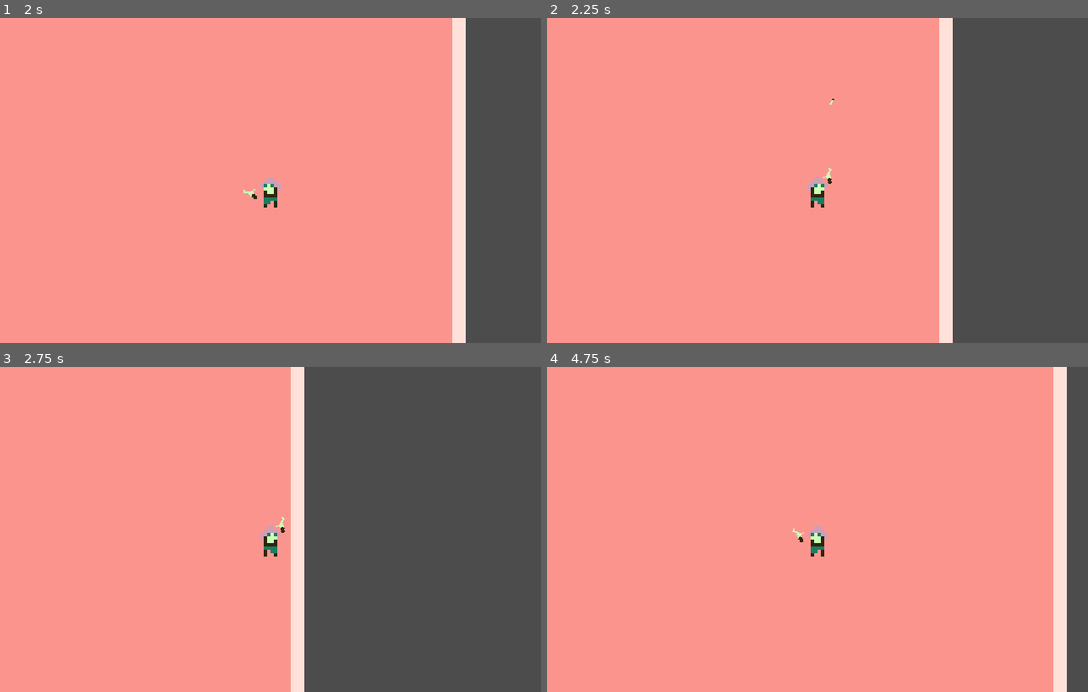
Above: before the commit, frames 1-4 (two rows, left to right).
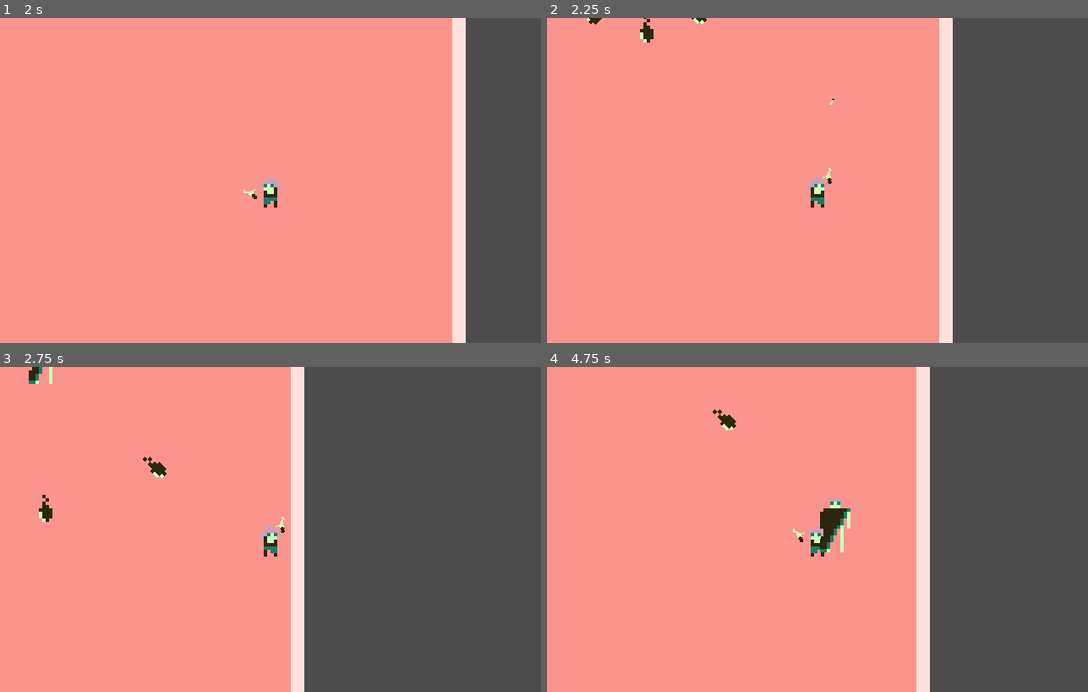
Above: after the commit, the same moments.

Repository: prezrenz/vampires-until-dawn
Game: Godot game, scene res://Game.tscn
Same seed, same stepped clock (60 frames per second), same inputs: the game is played once before the commit and once after it.
Inputs (mouse positions are in pixels of both pictures, inside the frame that each line leads up to):
- Up to frame 1 (2 s): tap Enter at 0.5 s; move the mouse to (389, 164) at 0.52 s; hold D (move_right) 0.53-1.28 s; tap Space (dodge) at 0.6, 1.35 s; move the mouse to (162, 196) at 1.27 s; hold S (move_down) from 1.28 s (still down)
- Up to frame 2 (2.25 s): tap Space (dodge) at 2 s; move the mouse to (871, 109) at 2.02 s; release S (move_down) at 2.03 s; hold D (move_right) from 2.03 s (still down); click (871, 109) at 2.1 s
- Up to frame 3 (2.75 s): keep holding D (move_right); tap Space (dodge) at 2.3 s
- Up to frame 4 (4.75 s): move the mouse to (790, 594) at 2.77 s; release D (move_right) at 2.78 s; hold W (move_up) 2.78-3.53 s; tap Space (dodge) at 2.85, 3.6, 4.55 s; move the mouse to (979, 578) at 3.52 s; hold A (move_left) from 3.53 s (still down); tap R (reload) at 4.15 s; move the mouse to (655, 480) at 4.27 s; click (655, 480) at 4.35 s

Frame 1 is identical in both runs. In frame 2, 0.2% of the frame differs, in the area x 7-30%, y 0-8%; in frame 3, 0.4%; in frame 4, 29%, in the area x 30-97%, y 0-100%.

Commit message:
implement gameplay loop

Diff:
--- a/Bat.gd
+++ b/Bat.gd
@@ -11,10 +11,11 @@
 
 
 # Called every frame. 'delta' is the elapsed time since the previous frame.
-func _physics_process(delta):
+func _process(delta):
 	var velocity = Vector2.ZERO
-	velocity = global_position.direction_to(player.global_position) * speed * delta
-	velocity = move_and_slide(velocity)
+	if is_instance_valid(player):
+		velocity = global_position.direction_to(player.global_position) * speed * delta
+		velocity = move_and_slide(velocity)
 
 
 func _on_DespawnTimer_timeout():
--- a/Bat.tscn
+++ b/Bat.tscn
@@ -29,7 +29,6 @@
 
 [node name="Sprite" type="AnimatedSprite" parent="."]
 frames = SubResource( 3 )
-frame = 1
 playing = true
 
 [node name="WorldCollider" type="CollisionShape2D" parent="."]
@@ -37,5 +36,6 @@
 
 [node name="DespawnTimer" type="Timer" parent="."]
 wait_time = 10.0
+autostart = true
 
 [connection signal="timeout" from="DespawnTimer" to="." method="_on_DespawnTimer_timeout"]
--- a/BatSpawner.gd
+++ b/BatSpawner.gd
@@ -17,9 +17,10 @@
 func spawn(count):
 	for i in range(count):
 		var new_bat = bat.instance()
+		get_parent().add_child(new_bat)
 
 		var spawn_point = randi() % 2
-		var offset = Vector2(randi()%20, randi()%20)
+		var offset = Vector2(randi()%10, randi()%10)
 
 		if spawn_point == 0:
 			new_bat.global_transform = $Position1.global_transform
@@ -27,5 +28,3 @@
 			new_bat.global_transform = $Position2.global_transform
 
 		new_bat.global_position += offset
-
-		get_parent().add_child(new_bat)
--- a/Bullet.gd
+++ b/Bullet.gd
@@ -19,10 +19,11 @@
 
 
 func _on_Bullet_body_entered(body):
-	if body is TileMap:
-		queue_free()
-	elif body.is_in_group("bats"):
-		queue_free()
+#	if body is TileMap:
+#		queue_free()
+	if body.is_in_group("bats"):
+		body.queue_free()
 	elif body.name == "Vampire":
 		var direction = body.position.direction_to(position)
 		body.damage(-direction)
+	queue_free()
--- a/Game.gd
+++ b/Game.gd
@@ -1,14 +1,12 @@
 extends Node2D
 
 
-# Declare member variables here. Examples:
-# var a = 2
-# var b = "text"
+onready var vampire = preload("res://Vampire.tscn")
 
 
 # Called when the node enters the scene tree for the first time.
 func _ready():
-	pass
+	$StartWave.start()
 
 
 # Called every frame. 'delta' is the elapsed time since the previous frame.
@@ -17,5 +15,15 @@
 
 
 func _on_StartWave_timeout():
-	# Replace with start wave function
-	pass
+	var new_vampire = vampire.instance()
+	new_vampire.global_position = $VampireSpawn.global_position
+	add_child(new_vampire)
+
+
+func _on_WaveTimer_timeout():
+	get_node("Vampire").queue_free()
+	$BreatheTimer.start()
+
+
+func _on_BreatheTimer_timeout():
+	$StartWave.start()
--- a/Game.tscn
+++ b/Game.tscn
@@ -152,11 +152,12 @@
 autostart = true
 
 [node name="WaveTimer" type="Timer" parent="."]
-wait_time = 120.0
+wait_time = 5.0
 one_shot = true
 
 [node name="BreatheTimer" type="Timer" parent="."]
-wait_time = 30.0
 one_shot = true
 
 [connection signal="timeout" from="StartWave" to="." method="_on_StartWave_timeout"]
+[connection signal="timeout" from="WaveTimer" to="." method="_on_WaveTimer_timeout"]
+[connection signal="timeout" from="BreatheTimer" to="." method="_on_BreatheTimer_timeout"]
--- a/Player.gd
+++ b/Player.gd
@@ -3,7 +3,7 @@
 
 export (int) var max_health = 6
 export (int) var max_dodges = 3
-export (float) var default_dodge_regen = 1
+export (float) var default_dodge_regen = 1.0
 export (int) var max_ammo = 5
 export (int) var max_chamber = 5
 export (float) var default_reload_speed = 1.0
@@ -136,9 +136,9 @@
 	if body.name == "Vampire":
 		var direction = body.position.direction_to(position)
 		damage(direction)
-		body.hurt(-direction)
+		body.damage(-direction)
 
-	elif body.is_in_group("bats"):
+	elif body.is_in_group("bats") or body.is_in_group("orbs"):
 		var direction = body.position.direction_to(position)
 		damage(direction)
 		body.queue_free()
--- a/Vampire.gd
+++ b/Vampire.gd
@@ -28,10 +28,11 @@
 
 
 # Called every frame. 'delta' is the elapsed time since the previous frame.
-func _physics_process(delta):
-	process_state(delta)
-	velocity = move_and_slide(velocity)
-	knockback = lerp(knockback, Vector2.ZERO, 0.1)
+func _process(delta):
+	if is_instance_valid(player):
+		process_state(delta)
+		velocity = move_and_slide(velocity)
+		knockback = lerp(knockback, Vector2.ZERO, 0.1)
 
 
 func initialize_state():
@@ -44,12 +45,15 @@
 			$StateTimer.wait_time = 15
 		state.SPAWN:
 			global_position = spawn_point.global_position
-			$StateTimer.wait_time = 10
+			$WorldCollider.set_deferred("disabled", true)
+			$StateTimer.wait_time = 5
+			$BatSpawnTimer.start()
 		state.STUN:
 			$StateTimer.wait_time = 5
 		state.ORB:
 			global_position = spawn_point.global_position
-			$StateTimer.wait_time = 2
+			$WorldCollider.set_deferred("disabled", true)
+			$StateTimer.wait_time = 1
 
 
 
@@ -70,14 +74,13 @@
 		state.CHASE:
 			velocity = position.direction_to(player.position) * speed * delta + knockback
 		state.SPAWN:
-			var bat_count = get_tree().get_nodes_in_group("bats").size()
-			if bat_count <= 0:
-				$BatSpawner.spawn(bats_to_spawn)
+			if $BatSpawnTimer.is_stopped():
+				$BatSpawnTimer.start()
 		state.STUN:
 			pass
 		state.ORB:
-			var has_orb_spawned = get_tree().get_nodes_in_group("orbs").empty()
-			if !has_orb_spawned:
+			var orb_count = get_tree().get_nodes_in_group("orbs").size()
+			if orb_count < 6:
 				$OrbSpawner.spawn()
 
 
@@ -98,6 +101,11 @@
 	knockback = direction * knockback_force
 
 
-
 func _on_StateTimer_timeout():
 	set_new_state()
+
+
+func _on_BatSpawnTimer_timeout():
+	var bat_count = get_tree().get_nodes_in_group("bats").size()
+	if bat_count <= 0:
+		$BatSpawner.spawn(bats_to_spawn)
--- a/Vampire.tscn
+++ b/Vampire.tscn
@@ -25,4 +25,8 @@
 
 [node name="OrbSpawner" parent="." instance=ExtResource( 4 )]
 
+[node name="BatSpawnTimer" type="Timer" parent="."]
+wait_time = 2.0
+
 [connection signal="timeout" from="StateTimer" to="." method="_on_StateTimer_timeout"]
+[connection signal="timeout" from="BatSpawnTimer" to="." method="_on_BatSpawnTimer_timeout"]
